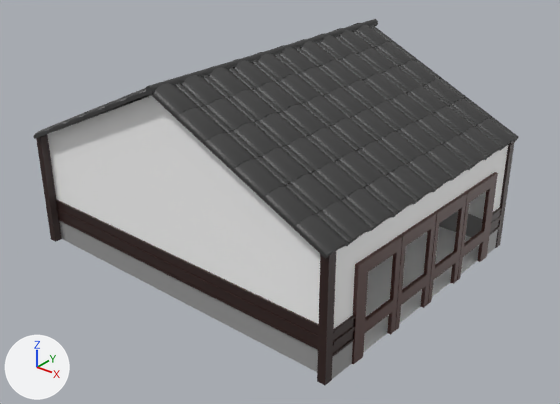
Renders of the Blender file build4.blend from each side of a commit.
One viewpoint serves both versions: a 50 mm camera at (1.754, -2.141, 1.594) aimed at (0.1, -0.073, 0.313). Arrows for +X, +Y and +Z are at lower left; the lights stay in place.

The first picture shows '円柱', '円柱.001', '立方体', '立方体.002', '立方体.019'.
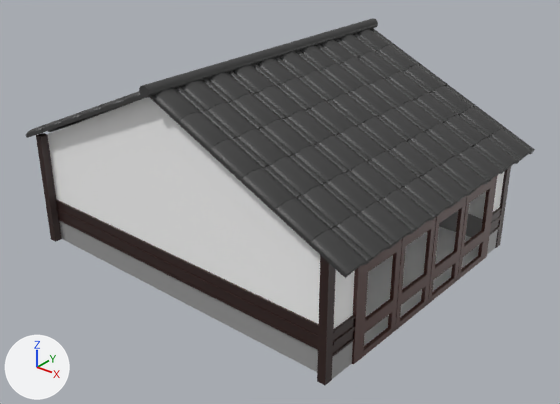
Pixel boxes (x1, y1, x2, y2) of what changed, in the pictures (560 x 404 px):
'立方体.019', reshaped: before (47, 96, 508, 379); after (47, 97, 504, 379)
'円柱', moved, turned, rescaled: before (33, 23, 519, 259); after (26, 28, 535, 278)
'円柱.001', moved, rescaled: before (146, 19, 378, 95); after (139, 18, 378, 98)
part 1 of me_立方体_019, built on: (59, 211, 498, 379) in both

Edits to the bpy script that builds the scene:
```text
Change me_立方体_019:
    used by ob_立方体_019; location = (0.032, -0.018, 0.316); rotation_euler = (0.0, 0.0, -0.0333), in degrees (0, 0, -1.9); scale = (2.5, 3.41, 2.66)
    remove me_立方体_019.from_pydata(...)  # 778 vertices, 646 faces, 2 loose edges; spans x -0.275..0.28, y -0.159..0.159, z -0.083..0.201
    add me_立方体_019.from_pydata(...)  # 818 vertices, 685 faces, 2 loose edges; spans x -0.275..0.28, y -0.159..0.159, z -0.083..0.201
    me_立方体_019 part 1
    35 faces are deleted
    22 vertices are added at x -0.22..0.28, y -0.159..0.159, z -0.083..-0.069
    18 new vertices lie (0.0, 0.0, 0.008) away from vertices in x -0.275..0.28, y -0.159..0.159, z -0.083
    54 new faces join them, mat_マテリアル_004 (grey #999999)
    18 new faces join them, mat_マテリアル_002 (brown #4e2e29)
    2 new faces join them, mat_マテリアル_024 (white #ffffff)
Change ob_円柱:
    ob_円柱.location: (0.033, 0.011, 0.7) -> (0.033, 0.011, 0.685)
    ob_円柱.rotation_euler: (0.0, -1.134, -0.0349) -> (0.000922, -1.145, -0.0357)  # degrees (0, -65, -2) -> degrees (0.1, -66, -2)
    ob_円柱.scale: (0.295, 0.279, 1.28) -> (0.302, 0.28, 1.41)
Change ob_円柱_001:
    ob_円柱_001.location: (0.036, -0.002, 0.865) -> (0.034, -0.016, 0.865)
    ob_円柱_001.scale: (1.0, 1.68, 14.0) -> (1.29, 2.6, 14.0)
```
